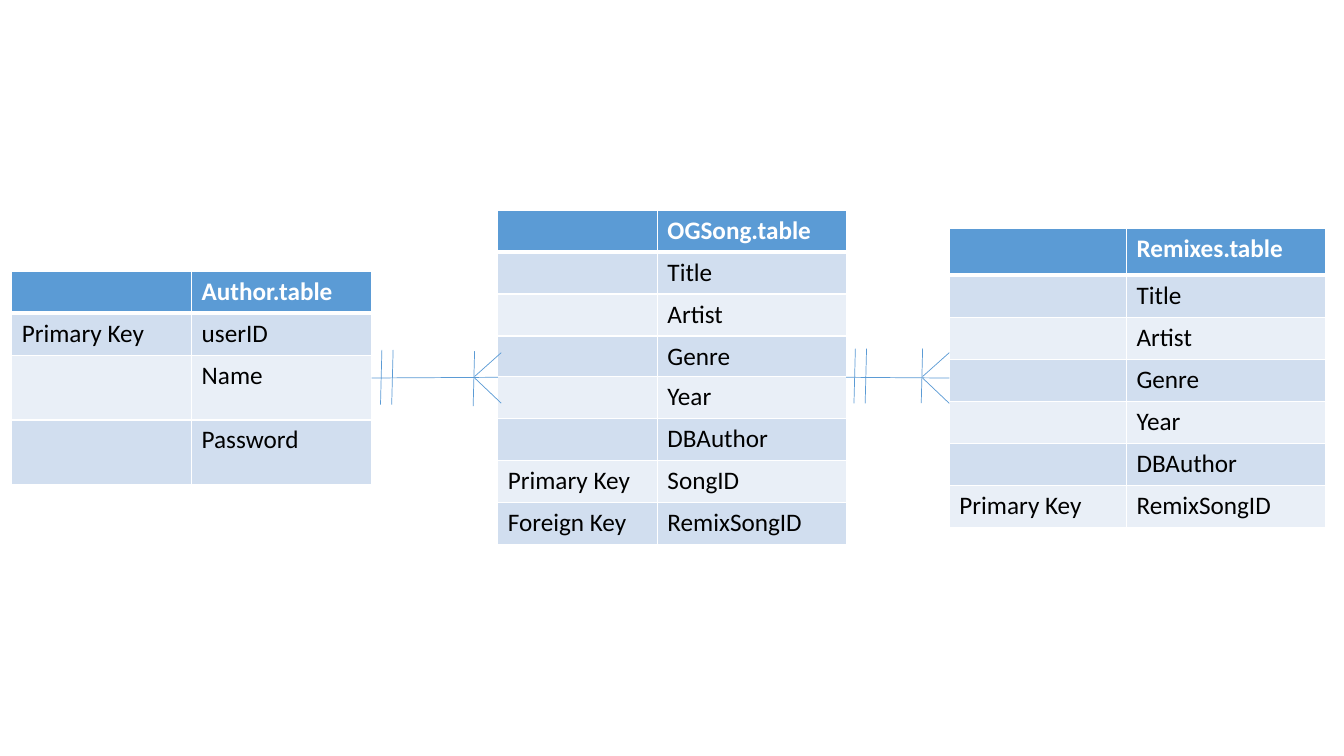
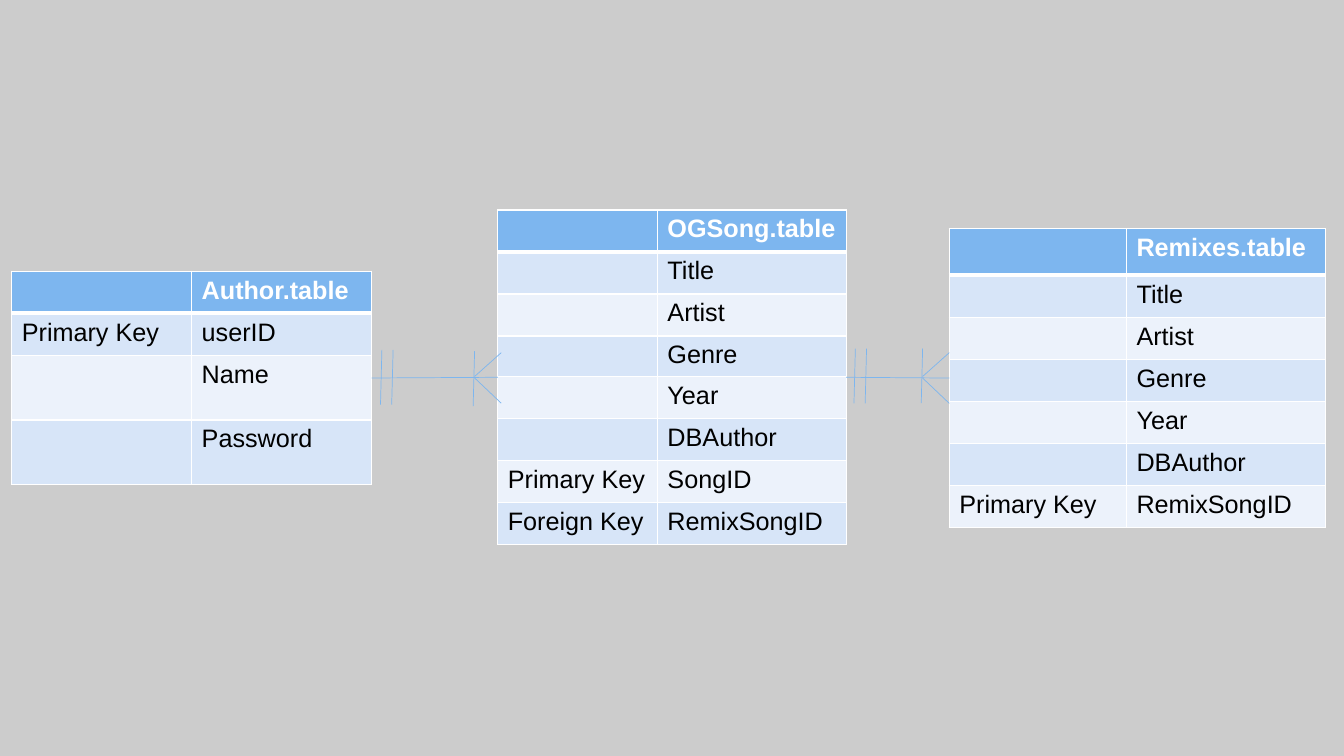
Before and after one commit to BenjieA/Music-Index-Flask-2020, a slide deck: slide 5 of ERDiagram.pptx (slide 1 before the commit). Drawn at 1344x756 pixels with LibreOffice and Linux fonts; fonts in the diff are those of the drawing. Boxes give left, top, right and bottom in pixels: in the first picture for what was removed or moved away, otherwise in the second. Text is boxed around its words. In the diff, an @@ line names an element or a change of style, - is before the commit and + after.

Commit message:
presentation

```diff
--- a/ERDiagram.pptx
+++ b/ERDiagram.pptx
@@ background #FFFFFF to #CCCCCC @@
@@ table at bbox=[498, 210, 846, 544] @@
@@ fill #5B9BD5 to #7DB6EF in row 1 @@
@@ fill #D2DEEF to #D7E5F9 in 8 cells @@
@@ fill #EAEFF7 to #ECF3FC in 6 cells @@
@@ font Calibri to Arial @@
@@ table at bbox=[950, 229, 1326, 527] @@
@@ fill #5B9BD5 to #7DB6EF in row 1 @@
@@ fill #D2DEEF to #D7E5F9 in 6 cells @@
@@ fill #EAEFF7 to #ECF3FC in 6 cells @@
@@ font Calibri to Arial @@
@@ table at bbox=[12, 271, 371, 485] @@
@@ fill #5B9BD5 to #7DB6EF in row 1 @@
@@ fill #D2DEEF to #D7E5F9 in 4 cells @@
@@ fill #EAEFF7 to #ECF3FC in row 3 @@
@@ font Calibri to Arial @@
@@ line (382, 350) - (380, 404): stroke #5B9BD5 0.5 pt to #7DB6EF 0.5 pt @@
@@ line (393, 350) - (392, 404): stroke #5B9BD5 0.5 pt to #7DB6EF 0.5 pt @@
@@ line (475, 351) - (473, 406): stroke #5B9BD5 0.5 pt to #7DB6EF 0.5 pt @@
@@ line (475, 377) - (501, 353): stroke #5B9BD5 0.5 pt to #7DB6EF 0.5 pt @@
@@ line (856, 349) - (854, 403): stroke #5B9BD5 0.5 pt to #7DB6EF 0.5 pt @@
@@ line (867, 349) - (865, 403): stroke #5B9BD5 0.5 pt to #7DB6EF 0.5 pt @@
@@ line (923, 349) - (922, 403): stroke #5B9BD5 0.5 pt to #7DB6EF 0.5 pt @@
@@ line (923, 377) - (950, 353): stroke #5B9BD5 0.5 pt to #7DB6EF 0.5 pt @@
@@ line (372, 378) - (498, 377): stroke #5B9BD5 0.5 pt to #7DB6EF 0.5 pt @@
@@ line (475, 378) - (501, 403): stroke #5B9BD5 0.5 pt to #7DB6EF 0.5 pt @@
@@ line (847, 377) - (950, 378): stroke #5B9BD5 0.5 pt to #7DB6EF 0.5 pt @@
@@ line (923, 378) - (950, 403): stroke #5B9BD5 0.5 pt to #7DB6EF 0.5 pt @@
```
Also in this commit, not shown: 2 other slides changed, 12 slides added, 1 slide removed.
